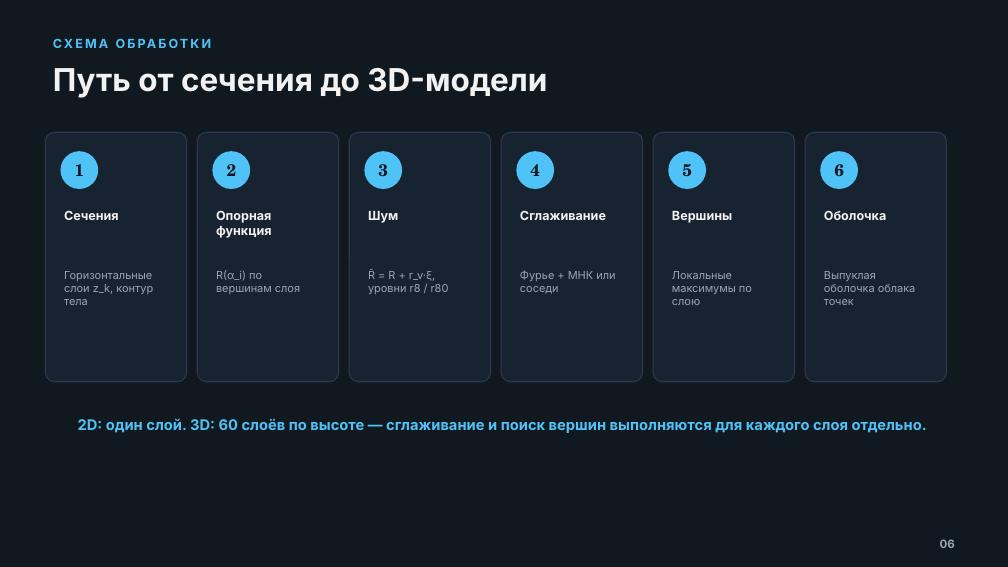
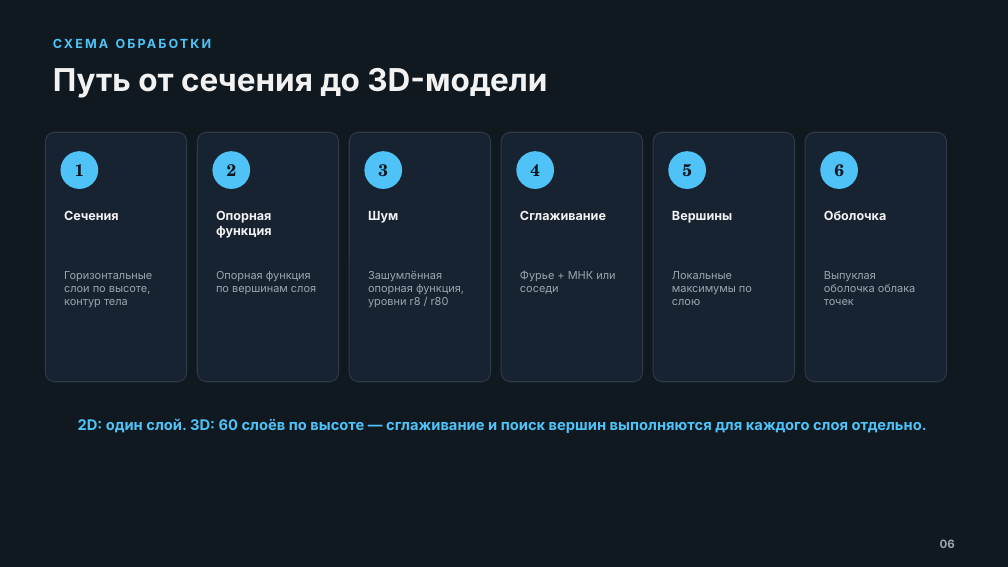
Before and after one commit to AlexQuasarStudio/Ogranka, a slide deck: slide 6 of point-cloud-3d-recovery.pptx. Drawn at 1008x567 pixels with LibreOffice and Linux fonts; fonts in the diff are those of the drawing. Boxes give left, top, right and bottom in pixels: in the first picture for what was removed or moved away, otherwise in the second. Text is boxed around its words. In the diff, an @@ line names an element or a change of style, - is before the commit and + after.

```diff
--- a/point-cloud-3d-recovery.pptx
+++ b/point-cloud-3d-recovery.pptx
@@ text at (64,271,152,307): text changed @@
-Горизонтальные слои z_k, контур тела
+Горизонтальные слои по высоте, контур тела
@@ text at (216,271,316,294): text changed @@
-R(α_i) по вершинам слоя
+Опорная функция по вершинам слоя
@@ text at (368,271,464,307): text changed @@
-R̃ = R + r_v·ξ, уровни r8 / r80
+Зашумлённая опорная функция, уровни r8 / r80
```
Also in this commit, not shown: 14 other slides changed, 1 other file.
